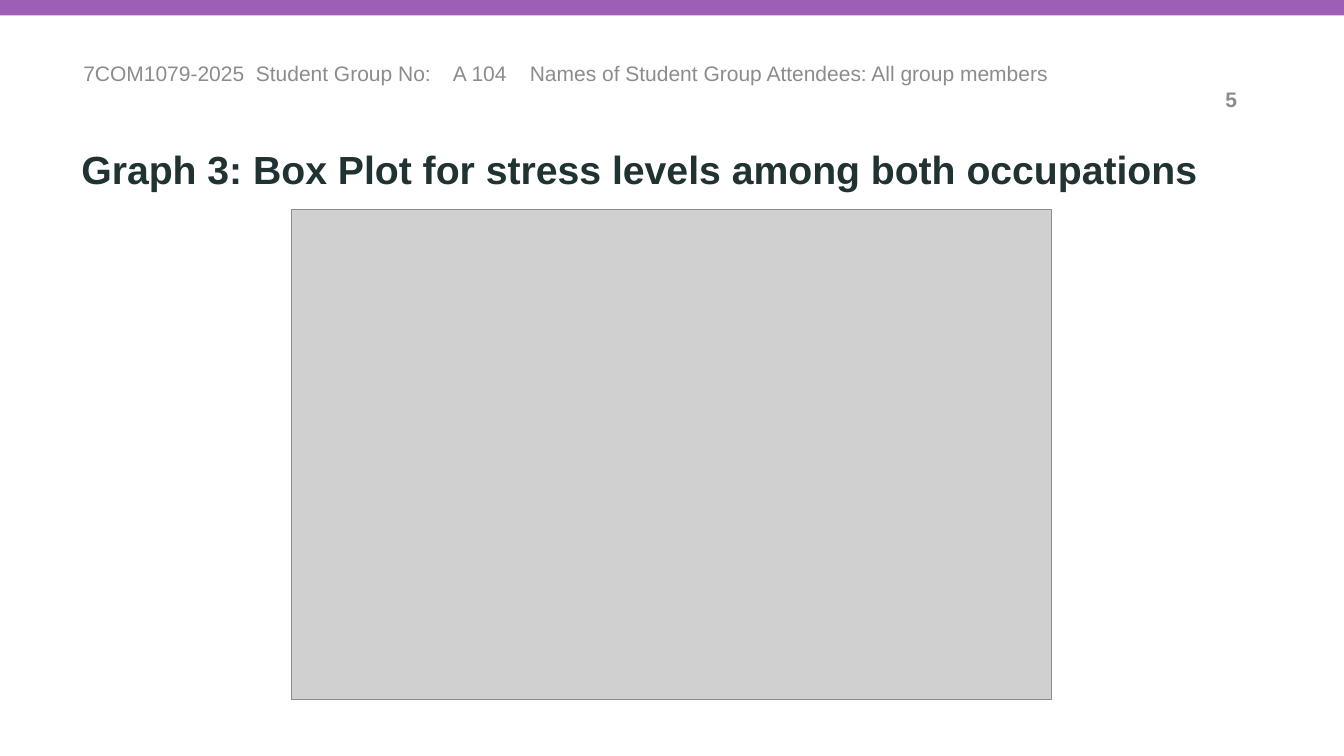
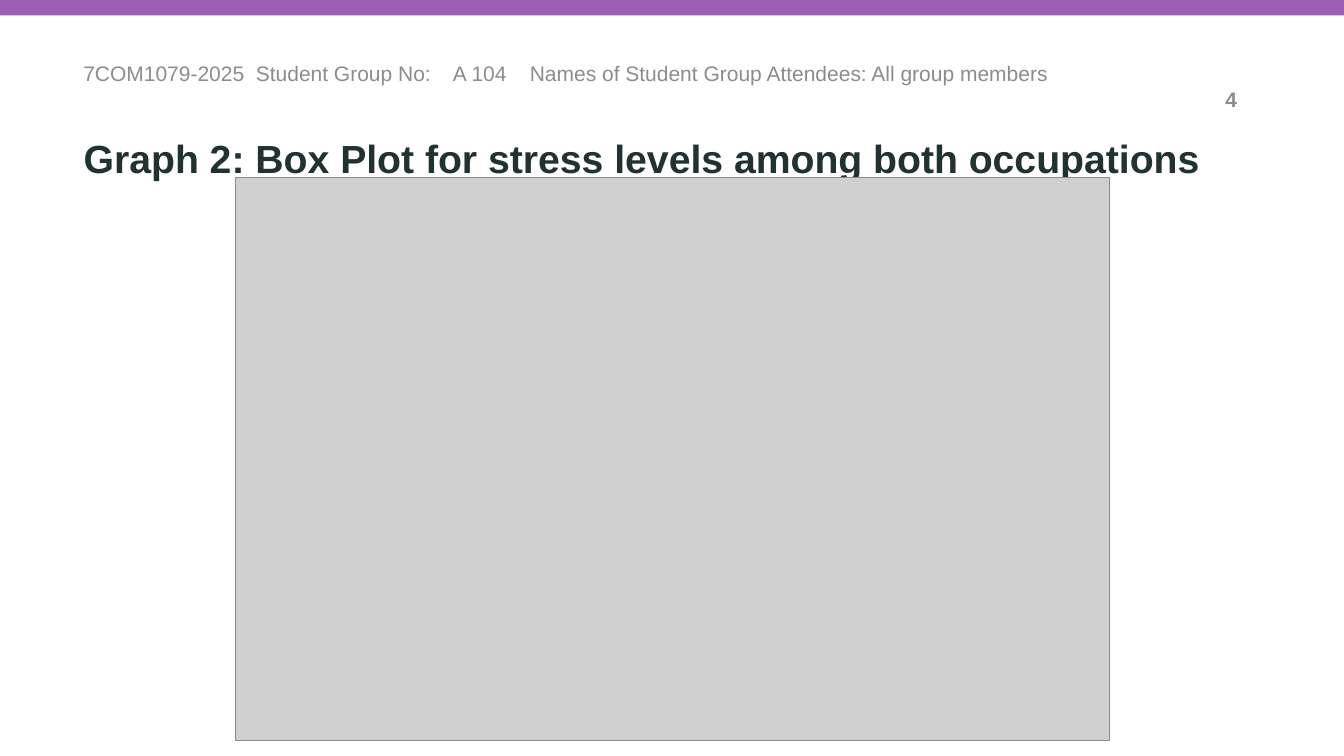
Before and after one commit to fm25abm/trdcw2, a slide deck: slide 4 of demo_presentations/A104_Vis_and_Analysis_Presentation.pptx (slide 5 before the commit). Drawn at 1344x756 pixels with LibreOffice and Linux fonts; fonts in the diff are those of the drawing; grey boxes stand for pictures. Boxes give left, top, right and bottom in pixels: in the first picture for what was removed or moved away, otherwise in the second. Text is boxed around its words. In the diff, an @@ line names an element or a change of style, - is before the commit and + after.

```diff
--- a/demo_presentations/A104_Vis_and_Analysis_Presentation.pptx
+++ b/demo_presentations/A104_Vis_and_Analysis_Presentation.pptx
@@ page number at (1225, 92, 1237, 107): text changed @@
-5
+4
@@ text at (84, 144, 1200, 181): text changed @@
-Graph 3: Box Plot for stress levels among both occupations
+Graph 2: Box Plot for stress levels among both occupations
@@ picture: place and size @@
-picture at (292, 210, 1053, 700)
+picture at (236, 177, 1110, 741)
```
Also in this commit, not shown: 3 other slides changed, 3 slides added, 1 slide removed.
